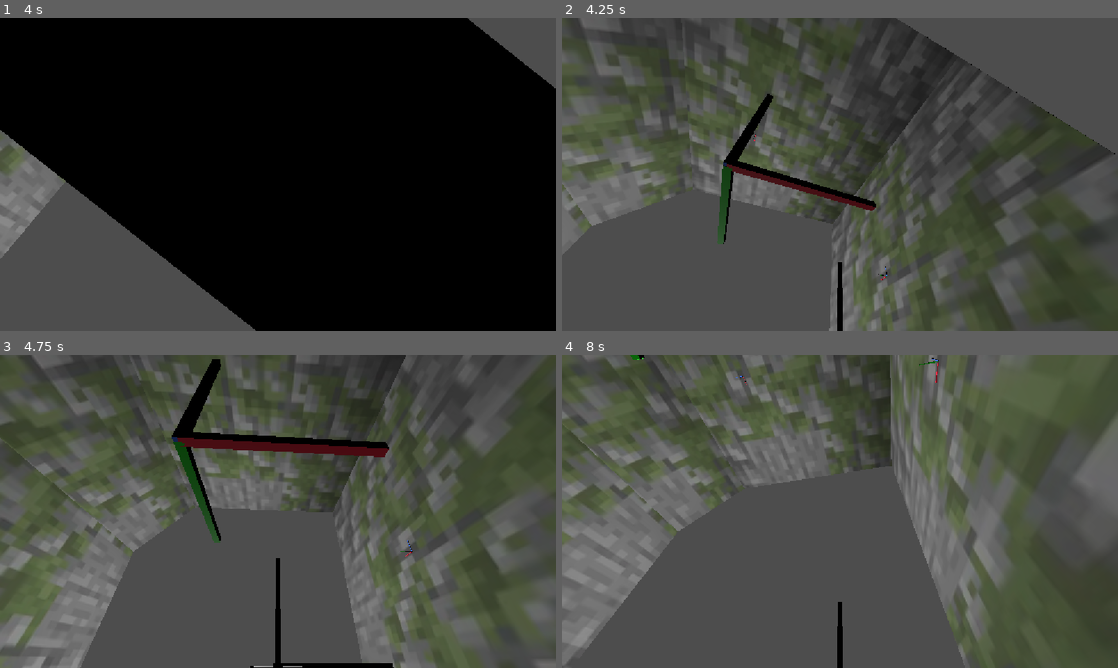
Above: before the commit, frames 1-4 (two rows, left to right).
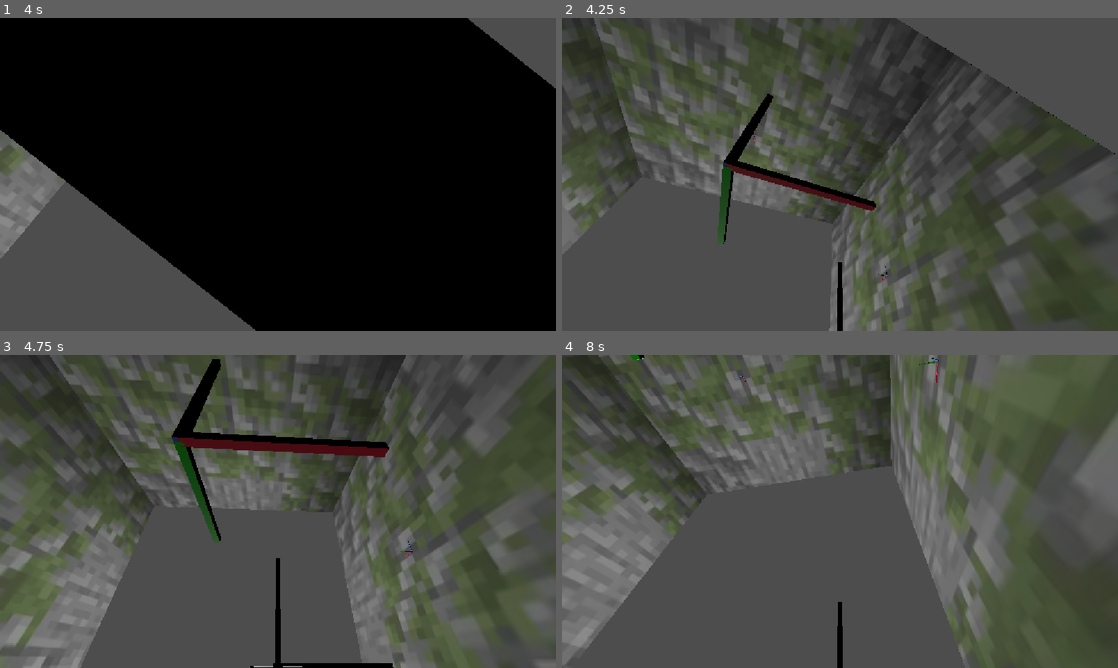
Above: after the commit, the same moments.

Repository: erlewa/bug-box
Game: Godot game, scene res://scenes/main_menu.tscn
Same seed, same stepped clock (60 frames per second), same inputs: the game is played once before the commit and once after it.
Inputs (mouse positions are in pixels of both pictures, inside the frame that each line leads up to):
- Up to frame 1 (4 s): click (389, 187) at 0.52 s; type "12" at 0.6 s; click "Host" at 1.25 s; tap Enter (ui_accept) at 2, 2.27, 3.02 s; move the mouse to (305, 174) at 2.02 s; hold W (up) from 2.03 s (still down); move the mouse to (250, 174) at 2.77 s; move the mouse to (289, 168) at 3.52 s
- Up to frame 2 (4.25 s): keep holding W (up)
- Up to frame 3 (4.75 s): keep holding W (up); move the mouse to (272, 517) at 4.27 s; tap Enter (ui_accept) at 4.52 s
- Up to frame 4 (8 s): move the mouse to (878, 514) at 5.02 s; tap Enter (ui_accept) at 5.27, 6.02, 7.52 s; move the mouse to (795, 508) at 5.77 s; move the mouse to (845, 511) at 6.52 s; move the mouse to (817, 505) at 7.27 s; release W (up) at 7.28 s; hold D (right) from 7.28 s (still down)

Frame 1 is identical in both runs. In frame 2, 7.3% of the frame differs, in the area x 0-24%, y 0-67%; in frame 3, 7.0%; in frame 4, 6.2%.

Commit message:
fix: removed 45 degree wall, wall walking working on 90 degree surfaces

Diff:
--- a/bug-box/scenes/level_0.tscn
+++ b/bug-box/scenes/level_0.tscn
@@ -114,19 +114,6 @@
 transform = Transform3D(1, 0, 0, 0, 1, 0, 0, 0, 1, -1.0484066, 0.21992517, -0.88790274)
 shape = SubResource("ConcavePolygonShape3D_7wnc2")
 
-[node name="Wall6" type="StaticBody3D" parent="." unique_id=1042620945]
-transform = Transform3D(3.3927485e-08, 0.7761704, -0.63052326, 1, -4.371139e-08, 0, -2.7561047e-08, -0.63052326, -0.7761704, -18.28677, 16, 5.6484127)
-metadata/_edit_group_ = true
-
-[node name="MeshInstance3D" type="MeshInstance3D" parent="Wall6" unique_id=767113208]
-transform = Transform3D(1, 0, 0, 0, 1, 0, 0, 0, 1, -1.0484066, -0.2795748, -0.88790274)
-material_override = SubResource("StandardMaterial3D_jv3i5")
-mesh = SubResource("BoxMesh_l14r6")
-
-[node name="CollisionShape3D2" type="CollisionShape3D" parent="Wall6" unique_id=1107199310]
-transform = Transform3D(1, 0, 0, 0, 1, 0, 0, 0, 1, -1.0484066, 0.21992517, -0.88790274)
-shape = SubResource("ConcavePolygonShape3D_7wnc2")
-
 [node name="Wall5" type="StaticBody3D" parent="." unique_id=1501275274]
 transform = Transform3D(1.9106855e-15, 4.3711385e-08, 0.99999994, 1, -4.3711385e-08, 0, 4.371139e-08, 0.99999994, -4.3711385e-08, 0, -8.081833, -9.530491)
 metadata/_edit_group_ = true
